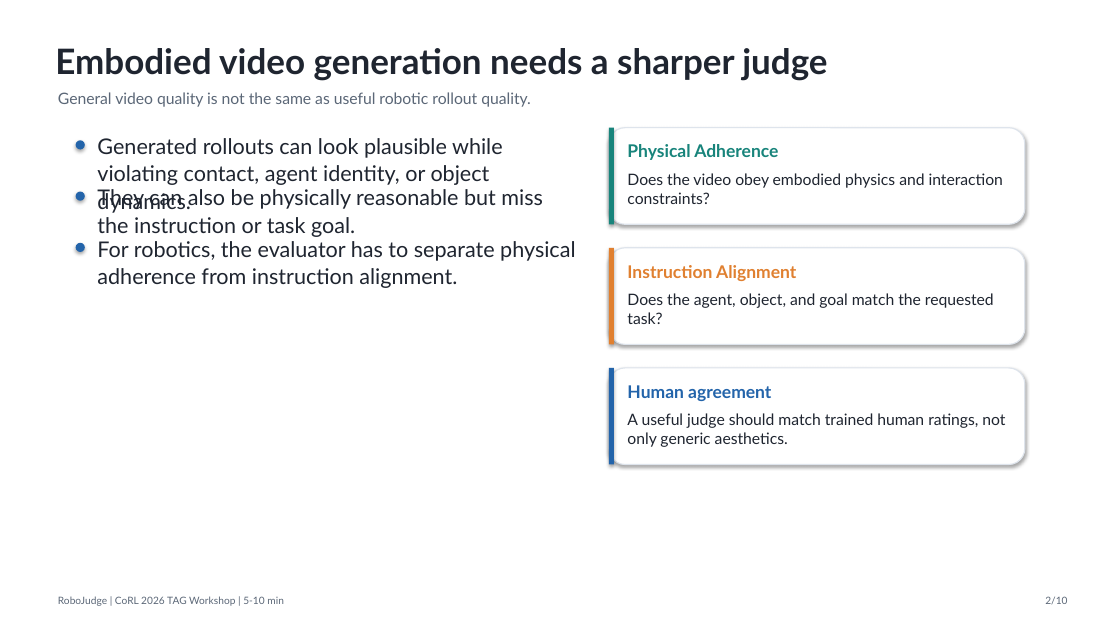
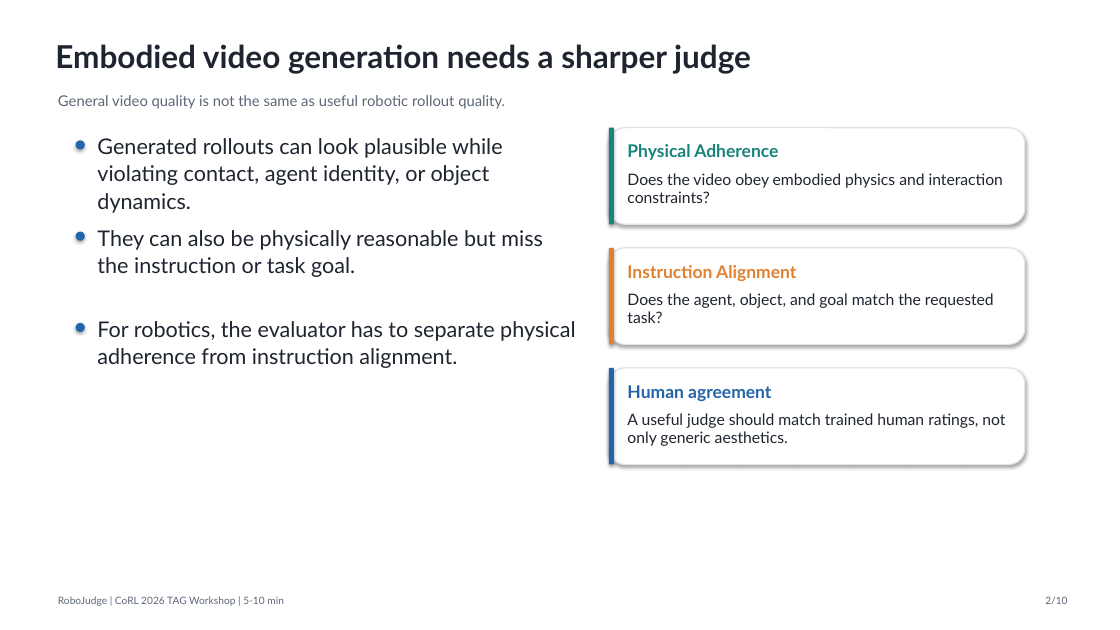
Before and after one commit to SiyuanMaCS/SiyuanMaCS.github.io, a slide deck: slide 2 of RoboJudge-slides/RoboJudge_CoRL_TAG_short_5-10min.pptx. Drawn at 1120x630 pixels with LibreOffice and Linux fonts; fonts in the diff are those of the drawing. Boxes give left, top, right and bottom in pixels: in the first picture for what was removed or moved away, otherwise in the second. Text is boxed around its words. In the diff, an @@ line names an element or a change of style, - is before the commit and + after.

Commit message:
Refresh RoboJudge workshop slides

```diff
--- a/RoboJudge-slides/RoboJudge_CoRL_TAG_short_5-10min.pptx
+++ b/RoboJudge-slides/RoboJudge_CoRL_TAG_short_5-10min.pptx
@@ text "Embodied video generation needs a ..." at (x1=55, y1=44, x2=751, y2=74): size 30 to 27 pt @@
@@ text "General video quality is not ..." at (x1=58, y1=95, x2=505, y2=109): size 13.5 to 12.7 pt @@
@@ text "Generated rollouts can look plausible ..." rewrapped from (x1=97, y1=138, x2=503, y2=185) to (x1=97, y1=138, x2=503, y2=213) @@
@@ ellipse moved from (x1=76, y1=192, x2=85, y2=201) to (x1=76, y1=232, x2=85, y2=241) @@
@@ text "They can also be physically ..." moved from (x1=97, y1=189, x2=543, y2=237) to (x1=97, y1=230, x2=543, y2=277) @@
@@ ellipse moved from (x1=76, y1=243, x2=85, y2=252) to (x1=76, y1=323, x2=85, y2=332) @@
@@ text "For robotics, the evaluator has ..." moved from (x1=97, y1=241, x2=575, y2=288) to (x1=97, y1=321, x2=575, y2=368) @@
```
Also in this commit, not shown: 9 other slides changed, 5 other files.
